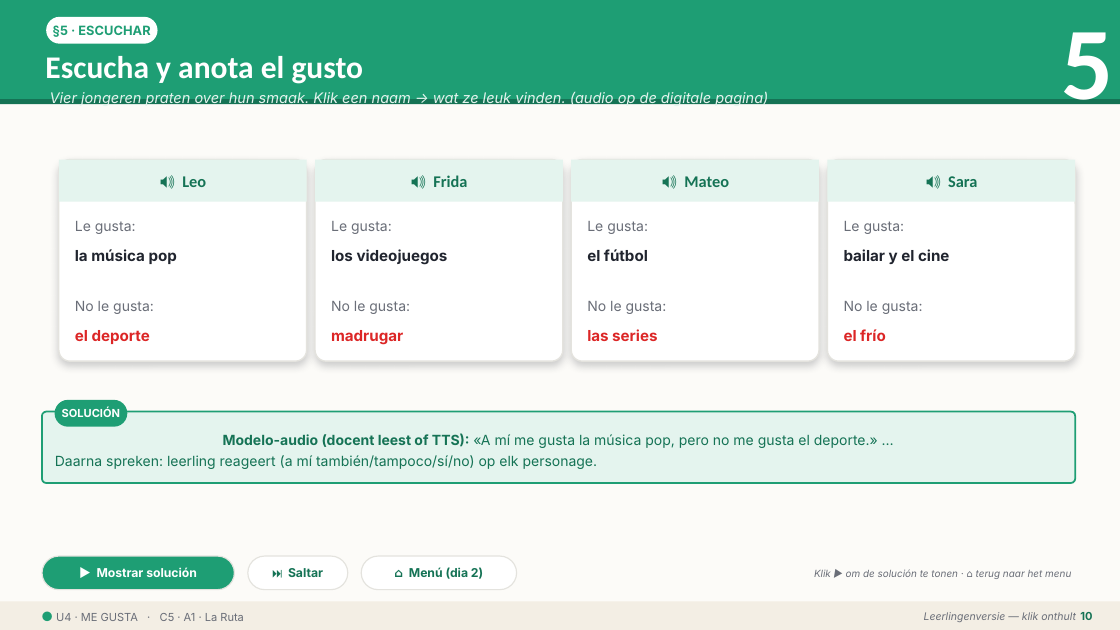
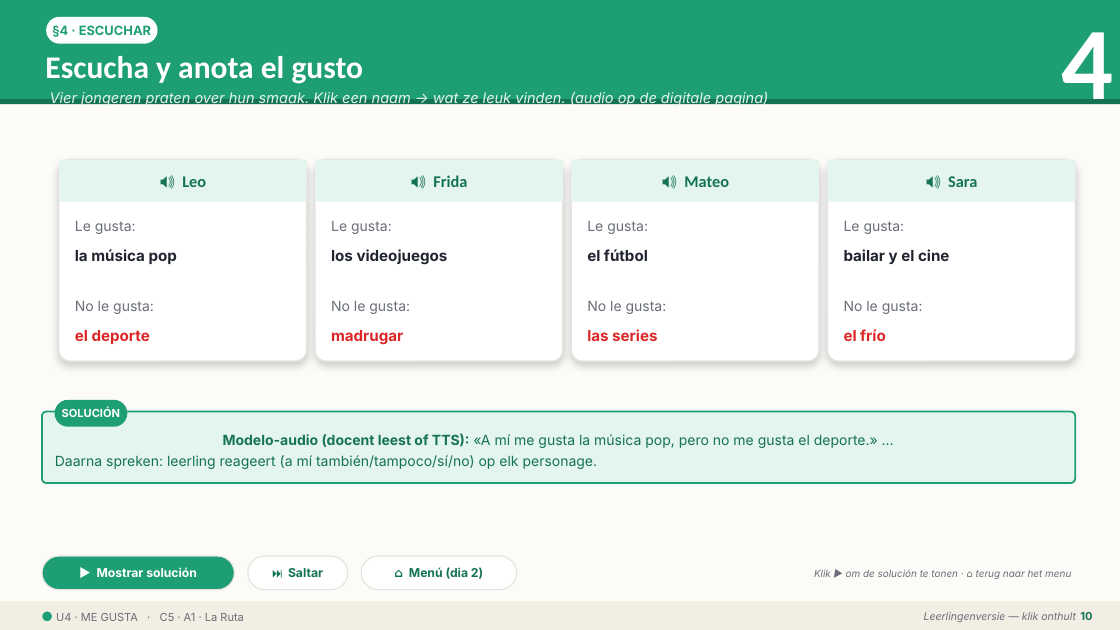
Before and after one commit to WimWuyts/espa-ol-en-la-pr-ctica, a slide deck: slide 10 of 03-build/pptx/C5_U4_alumno.pptx. Drawn at 1120x630 pixels with LibreOffice and Linux fonts; fonts in the diff are those of the drawing. Boxes give left, top, right and bottom in pixels: in the first picture for what was removed or moved away, otherwise in the second. Text is boxed around its words. In the diff, an @@ line names an element or a change of style, - is before the commit and + after.

```diff
--- a/03-build/pptx/C5_U4_alumno.pptx
+++ b/03-build/pptx/C5_U4_alumno.pptx
@@ text in rounded rectangle at box(52, 25, 151, 37): text changed @@
-§5 · ESCUCHAR
+§4 · ESCUCHAR
@@ text at box(1062, 32, 1114, 123): text changed @@
-5
+4
```
Also in this commit, not shown: 2 other slides changed, 6 other files.
